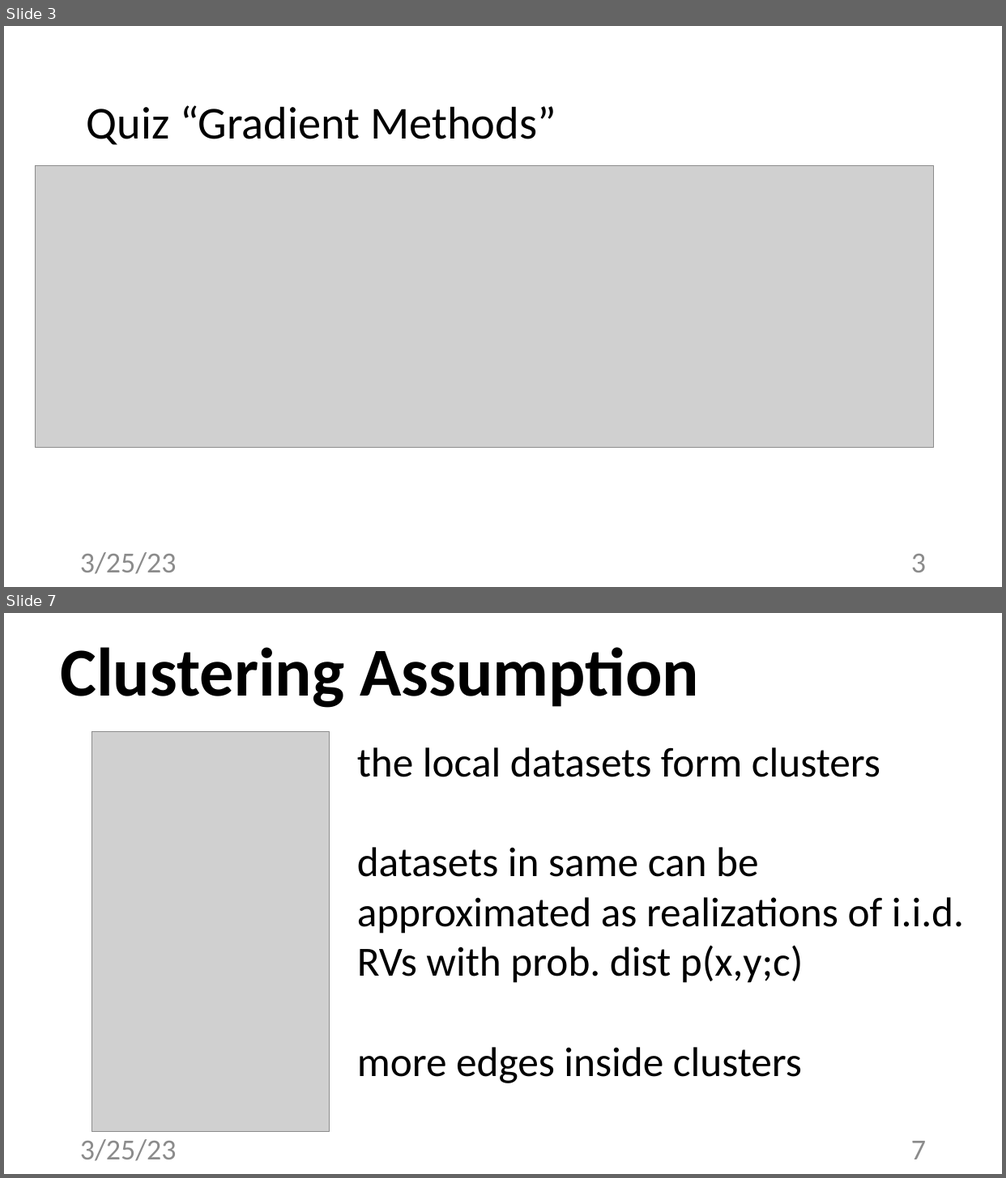
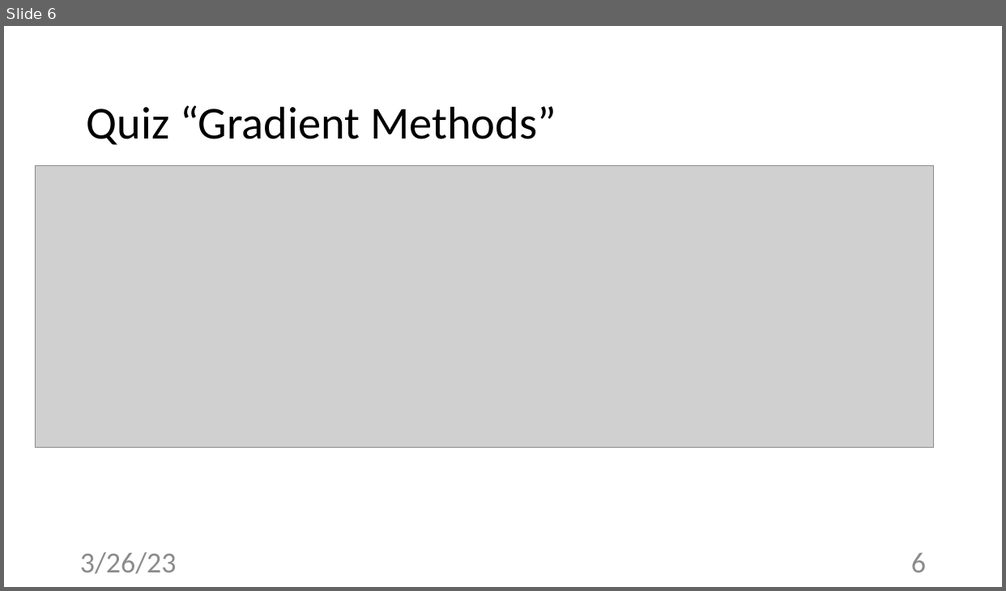
Before and after one commit to alexjungaalto/FederatedLearning, a slide deck: slides/CS-E4740_FLAlgos.pptx. Shown one above the other, each under a label of ours: slides 3 and 7 before the commit, slide 6 after it; the slides between them are not shown. The pictures are 1006x1178 and 1006x591 pixels, drawn with LibreOffice and Linux fonts; fonts in the diff are those of the drawing; grey boxes stand for pictures. Boxes give left, top, right and bottom in pixels: in the first picture for what was removed or moved away, otherwise in the second. Text is boxed around its words. In the diff, an @@ line names an element or a change of style, - is before the commit and + after.

```diff
--- a/slides/CS-E4740_FLAlgos.pptx
+++ b/slides/CS-E4740_FLAlgos.pptx
@@ slide 7 removed at (4,613,1002,1174), background #FFFFFF @@
@@ text removed at (60,647,699,708) @@
-Clustering Assumption
@@ picture removed at (92,732,330,1131) @@
@@ text removed at (357,747,964,1084) @@
-the local datasets form clusters
-datasets in same can be approximated as realizations of i.i.d. RVs with prob. dist p(x,y;c)
-more edges inside clusters
@@ text removed at (80,1139,177,1161) @@
-3/25/23
@@ page number removed at (911,1141,926,1160) @@
-7
@@ what was slide 3 is now slide 6 @@
@@ slide 6 changed as well @@
@@ text at (80,552,177,574): text changed @@
-3/25/23
+3/26/23
@@ page number at (911,553,926,573): text changed @@
-3
+6
```
Also in this commit, not shown: 11 other slides changed, 4 slides added, 24 other slides removed, 12 other files.
